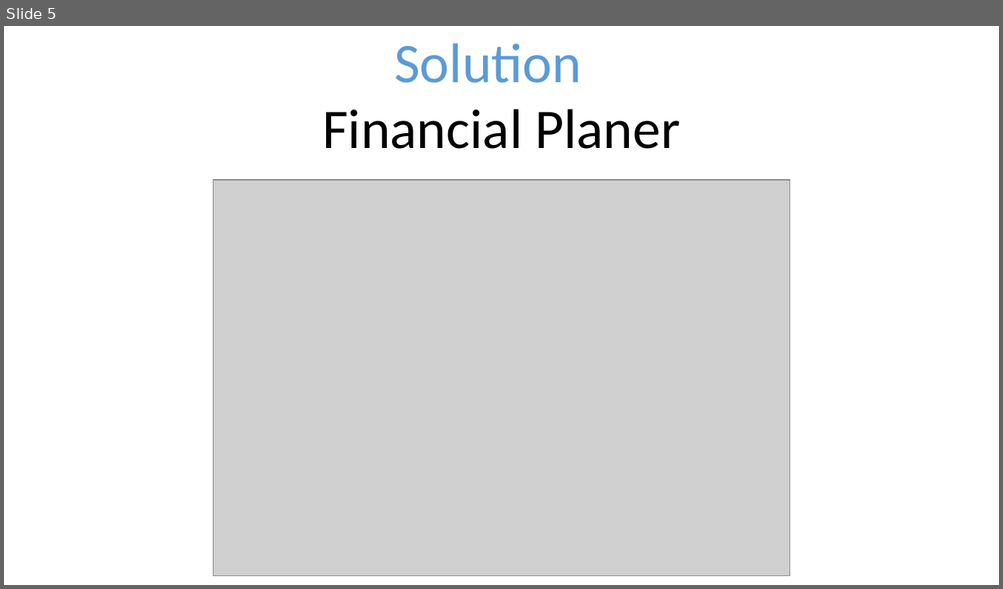
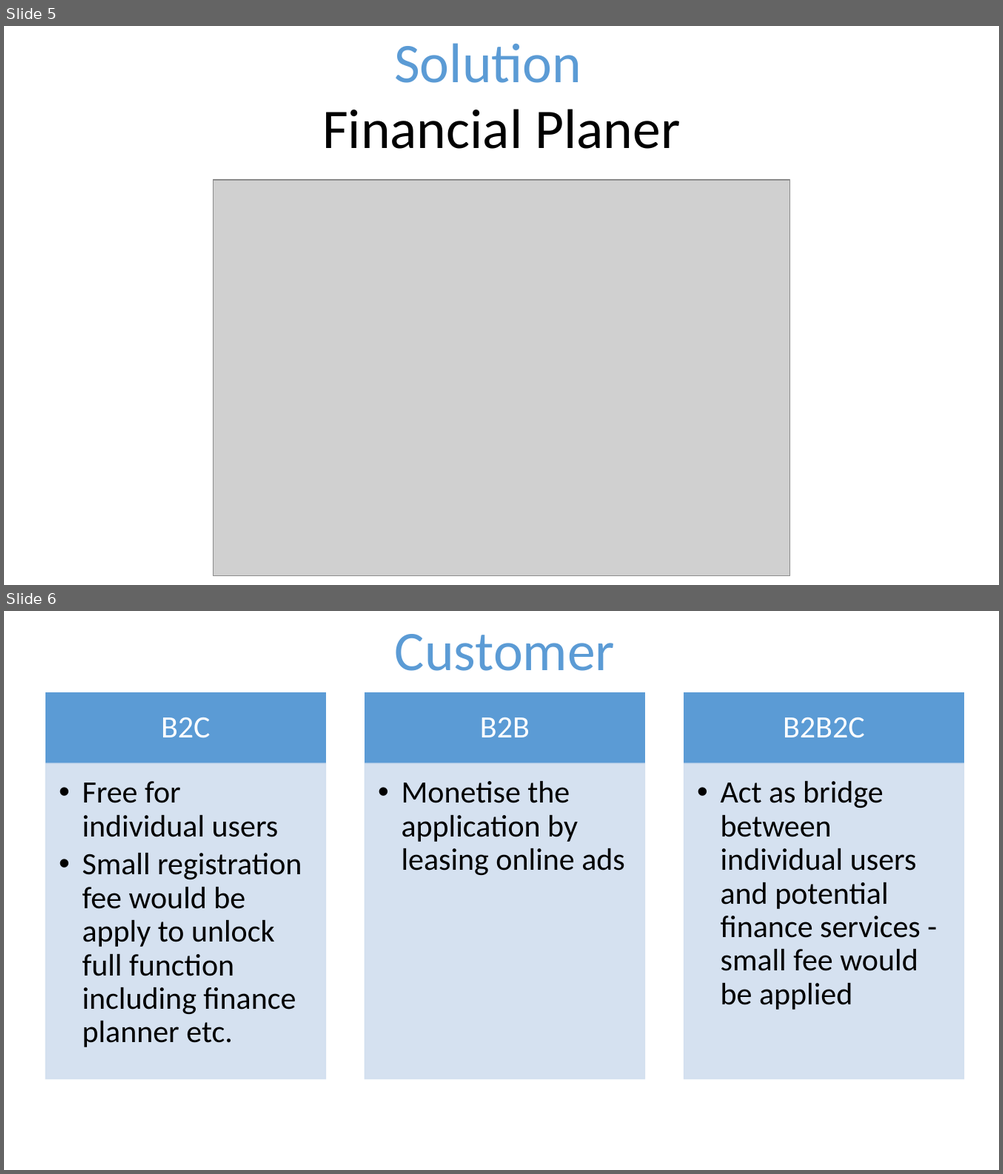
Before and after one commit to AnVu-0312/unihack2022, a slide deck: images/presentation.pptx. Shown one above the other, each under a label of ours: slide 5 before the commit, slides 5 and 6 after it. The pictures are 1003x589 and 1003x1174 pixels, drawn with LibreOffice and Linux fonts; fonts in the diff are those of the drawing; grey boxes stand for pictures. Boxes give left, top, right and bottom in pixels: in the first picture for what was removed or moved away, otherwise in the second. Text is boxed around its words. In the diff, an @@ line names an element or a change of style, - is before the commit and + after.

```diff
--- a/images/presentation.pptx
+++ b/images/presentation.pptx
@@ slide 6 added at [4,611,999,1170], background #FFFFFF @@
@@ text added at [395,634,614,671], 54 pt, text #5B9BD5 @@
+Customer
@@ group added at [45,693,964,1079]: 6 rectangles, 6 texts @@
+B2C
+  •• Free for individual users
+  •• Small registration fee would be apply to unlock full function including finance planner etc.
+B2B
+  •• Monetise the application by leasing online ads
+B2B2C
+  •• Act as bridge between individual users and potential finance services - small fee would be applied
```
Also in this commit, not shown: 1 slide changed, 1 slide removed.
